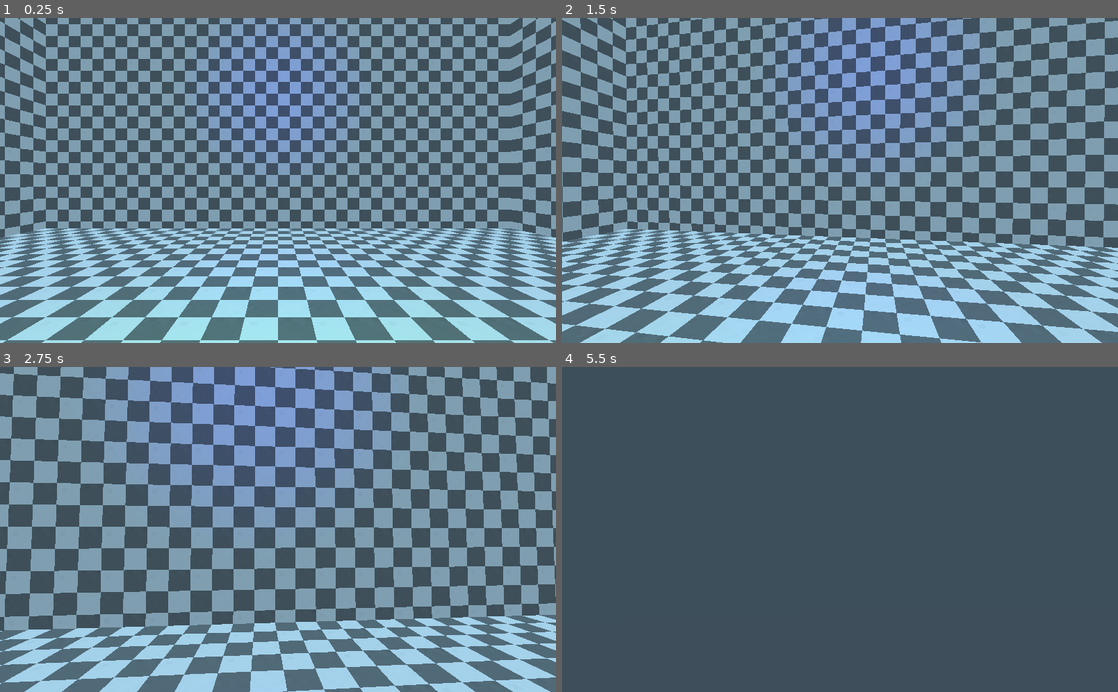
Above: before the commit, frames 1-4 (two rows, left to right).
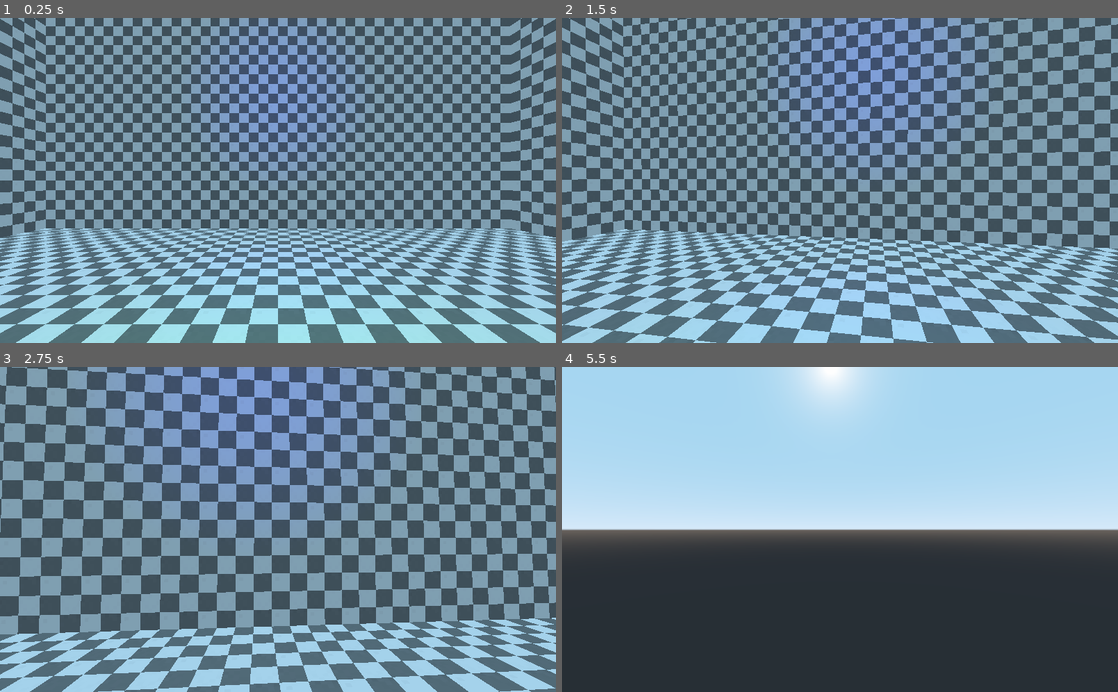
Above: after the commit, the same moments.

Repository: Krazy-J/door-in-the-wall
Game: Godot game, scene res://Main.tscn
Two runs of this game, one before a commit and one after it. Both use one fixed random seed, a clock stepped at 60 frames per second and the inputs below. The engine's default icon, where the game draws it, is replaced by a stand-in: a white triangle on a blue panel in a dark square.
Inputs (mouse positions are in pixels of both pictures, inside the frame that each line leads up to):
- Up to frame 1 (0.25 s): no input
- Up to frame 2 (1.5 s): tap Enter at 0.5 s; move the mouse to (867, 180) at 0.52 s; press the mouse at (867, 180) at 0.53 s; hold W (move_forward) from 0.53 s (still down); move the mouse to (812, 180) at 1.27 s; release the mouse at (812, 180) at 1.28 s; click (812, 180) at 1.35 s
- Up to frame 3 (2.75 s): keep holding W (move_forward); move the mouse to (289, 523) at 2.02 s; press the mouse at (289, 523) at 2.03 s
- Up to frame 4 (5.5 s): keep holding W (move_forward); move the mouse to (834, 536) at 2.77 s; release the mouse at (834, 536) at 2.78 s; click (834, 536) at 2.85 s; move the mouse to (878, 532) at 3.52 s; press the mouse at (878, 532) at 3.53 s; move the mouse to (795, 526) at 4.27 s; release the mouse at (795, 526) at 4.28 s; click (795, 526) at 4.35 s; move the mouse to (845, 529) at 5.02 s; press the mouse at (845, 529) at 5.03 s

The runs differ from the first frame. In frame 1, 50% of the frame differs, in the area x 0-100%, y 0-100%; in frame 2, 50%; in frame 3, 51%; in frame 4, 98%.

Commit message:
Room enchancements

Diff:
--- a/Main.tscn
+++ b/Main.tscn
@@ -2,7 +2,6 @@
 
 [ext_resource path="res://rooms/Test.tscn" type="PackedScene" id=1]
 [ext_resource path="res://player/Player.tscn" type="PackedScene" id=2]
-
 
 [node name="Spatial" type="Spatial"]
 
--- a/objects/SpriteTest.tscn
+++ b/objects/SpriteTest.tscn
@@ -45,7 +45,7 @@
 }
 
 [node name="SpriteTest" type="Sprite3D"]
-transform = Transform( -5.67438, 1.98428e-06, -8.74228e-08, 9.92141e-07, 11.3488, -1.74846e-07, 4.9607e-07, -1.98428e-06, -1, -8, -4.77825, -0.110875 )
+transform = Transform( -5.67438, 1.98428e-006, -8.74228e-008, 9.92141e-007, 11.3488, -1.74846e-007, 4.9607e-007, -1.98428e-006, -1, -8, -4.77825, -0.110875 )
 texture = ExtResource( 1 )
 region_rect = Rect2( 0, 0, 64, 64 )
 script = ExtResource( 2 )
--- a/player/SmoothSurface.tres
+++ b/player/SmoothSurface.tres
@@ -1,3 +1,4 @@
 [gd_resource type="PhysicsMaterial" format=2]
 
 [resource]
+friction = 0.0
--- a/rooms/Test.tscn
+++ b/rooms/Test.tscn
@@ -9,7 +9,7 @@
 [sub_resource type="SpatialMaterial" id=1]
 params_point_size = 121.0
 albedo_texture = ExtResource( 2 )
-uv1_scale = Vector3( 20, 20, 20 )
+uv1_scale = Vector3( 24, 24, 24 )
 
 [sub_resource type="BoxShape" id=2]
 extents = Vector3( 10, 2, 10 )
@@ -25,7 +25,7 @@
 physics_material_override = ExtResource( 3 )
 
 [node name="CollisionShape" type="CollisionShape" parent="Room/StaticBody"]
-transform = Transform( 1, 0, 0, 0, 1, 0, 0, 0, 1, 0, -11, 0 )
+transform = Transform( 2, 0, 0, 0, 1, 0, 0, 0, 2, 0, -11, 0 )
 shape = SubResource( 2 )
 
 [node name="OmniLight-Y" type="OmniLight" parent="Room"]
